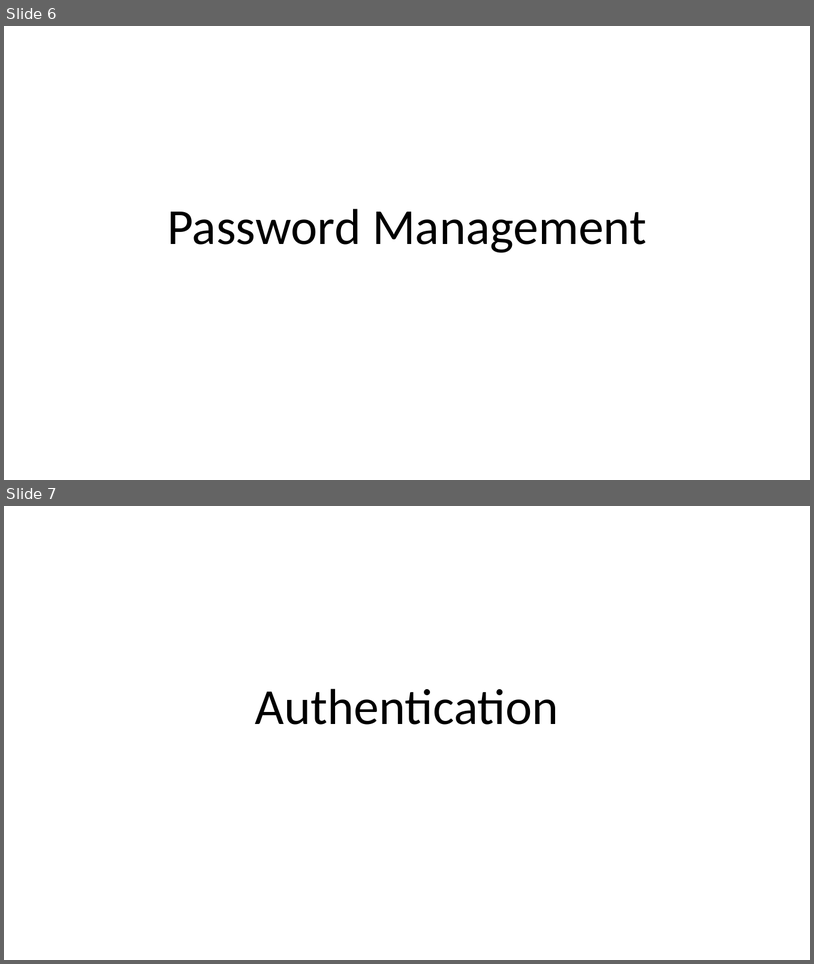
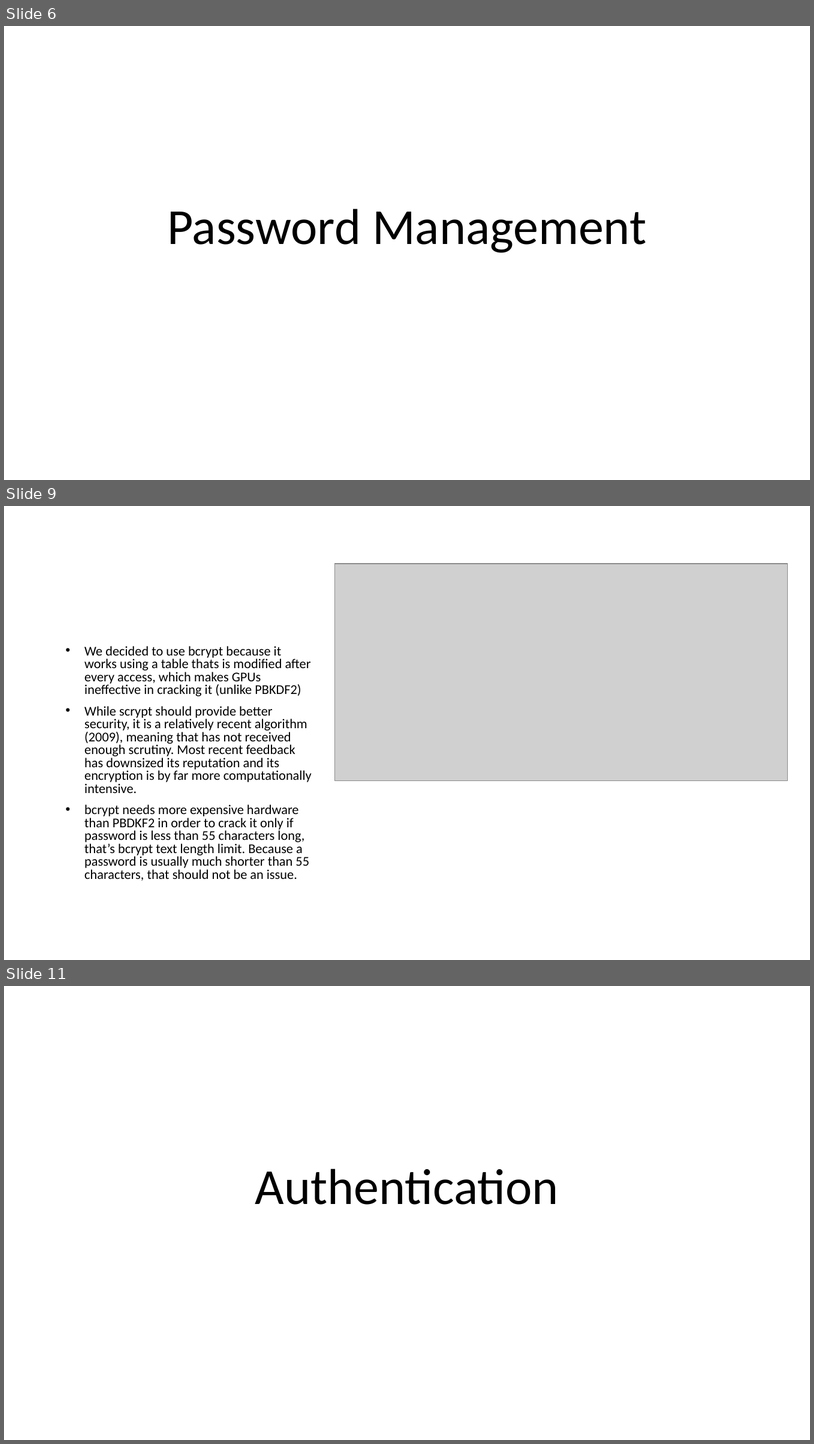
Before and after one commit to fparricelli/Encrypted-data-exchange-between-two-Arduino-boards-using-Symmetric-Encryption, a slide deck: Documentazione e cose così/Slide_concettuali_Luca.pptx. Shown one above the other, each under a label of ours: slides 6 and 7 before the commit, slides 6, 9 and 11 after it; the slides between them are not shown. The pictures are 814x964 and 814x1444 pixels, drawn with LibreOffice and Linux fonts; fonts in the diff are those of the drawing; grey boxes stand for pictures. Boxes give left, top, right and bottom in pixels: in the first picture for what was removed or moved away, otherwise in the second. Text is boxed around its words. In the diff, an @@ line names an element or a change of style, - is before the commit and + after.

```diff
--- a/Documentazione e cose così/Slide_concettuali_Luca.pptx
+++ b/Documentazione e cose così/Slide_concettuali_Luca.pptx
@@ slide 9 added at <box>4,506,810,960</box>, background #FFFFFF @@
@@ picture added at <box>335,564,788,781</box> @@
@@ text added at <box>84,646,312,880</box>, 16 pt, text #000000 @@
+• We decided to use bcrypt because it works using a table thats is modified after every access, which makes GPUs ineffective in cracking it (unlike PBKDF2)
+• While scrypt should provide better security, it is a relatively recent algorithm (2009), meaning that has not received enough scrutiny. Most recent feedback has downsized its reputation and its encryption is by far more computationally intensive.
+• bcrypt needs more expensive hardware than PBDKF2 in order to crack it only if password is less than 55 characters long, that’s bcrypt text length limit. Because a password is usually much shorter than 55 characters, that should not be an issue.
@@ what was slide 7 is now slide 11 @@
```
Also in this commit, not shown: 1 slide changed, 4 other slides added, 14 other files.
